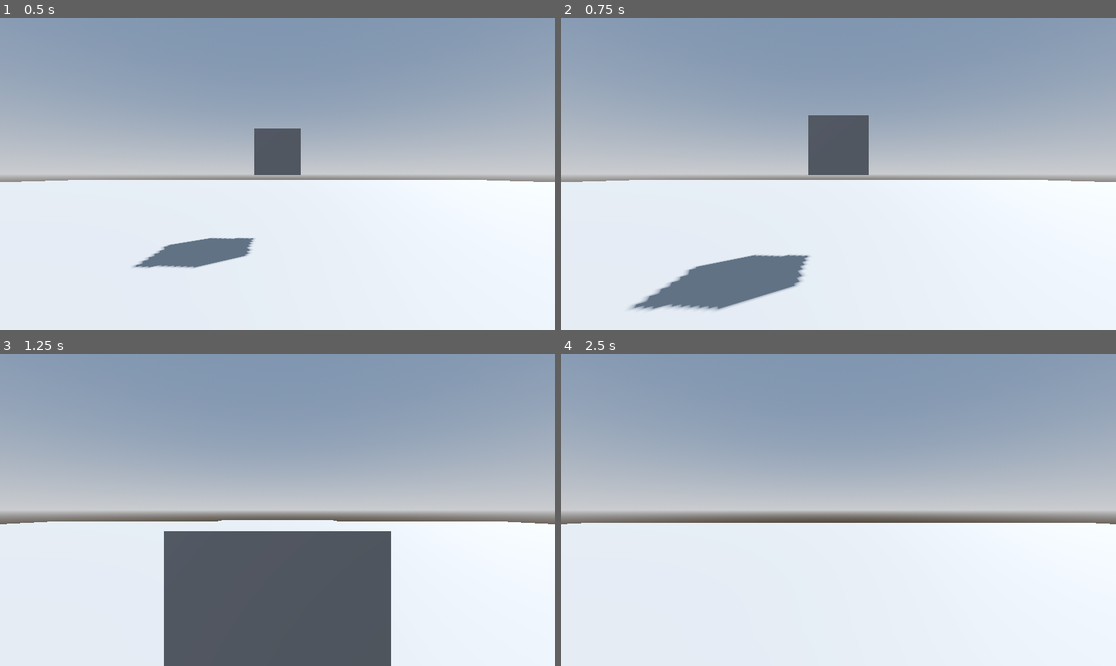
Above: before the commit, frames 1-4 (two rows, left to right).
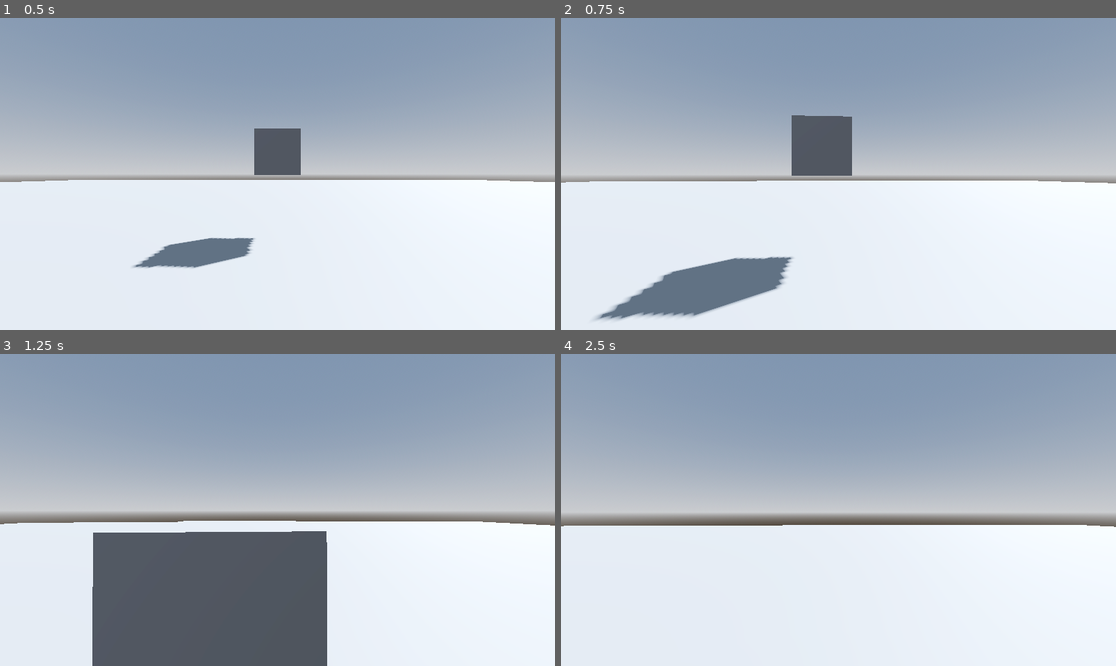
Above: after the commit, the same moments.

Repository: drussillo/Planet-Prospectors
Game: Godot game, scene res://scenes/planet_1.tscn
Same seed, same stepped clock (60 frames per second), same inputs: the game is played once before the commit and once after it.
Inputs (mouse positions are in pixels of both pictures, inside the frame that each line leads up to):
- Up to frame 1 (0.5 s): no input
- Up to frame 2 (0.75 s): tap Enter at 0.5 s; move the mouse to (866, 174) at 0.52 s; hold W (forward) from 0.53 s (still down)
- Up to frame 3 (1.25 s): keep holding W (forward); tap Space (jump) at 0.77 s
- Up to frame 4 (2.5 s): keep holding W (forward); move the mouse to (810, 510) at 1.27 s; tap Space (jump) at 1.52, 2 s; move the mouse to (849, 503) at 2.02 s

Frame 1 is identical in both runs. In frame 2, 3.2% of the frame differs, in the area x 0-100%, y 31-97%; in frame 3, 11%, in the area x 0-100%, y 53-100%; in frame 4, 2.1%.

Commit message:
Added mouse movement

Diff:
--- a/planet-prospectors/scripts/player.gd
+++ b/planet-prospectors/scripts/player.gd
@@ -10,8 +10,9 @@
 
 func _input(event) -> void:
 	if event is InputEventMouseMotion:
-		pass
-
+		rotate_y(-event.relative.x * MOUSE_SENS)
+		$Head.rotate_x(-event.relative.y * MOUSE_SENS)
+		$Head.rotation.x = clamp($Head.rotation.x, deg_to_rad(-80), deg_to_rad(80))
 
 
 func _physics_process(delta: float) -> void:
